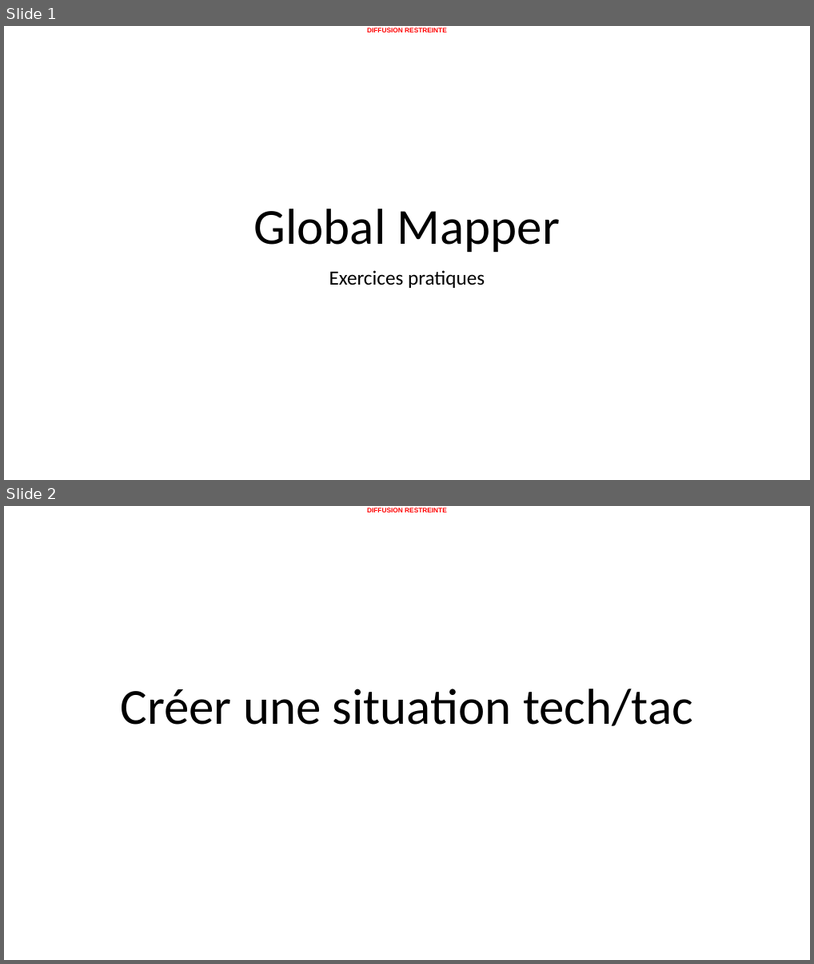
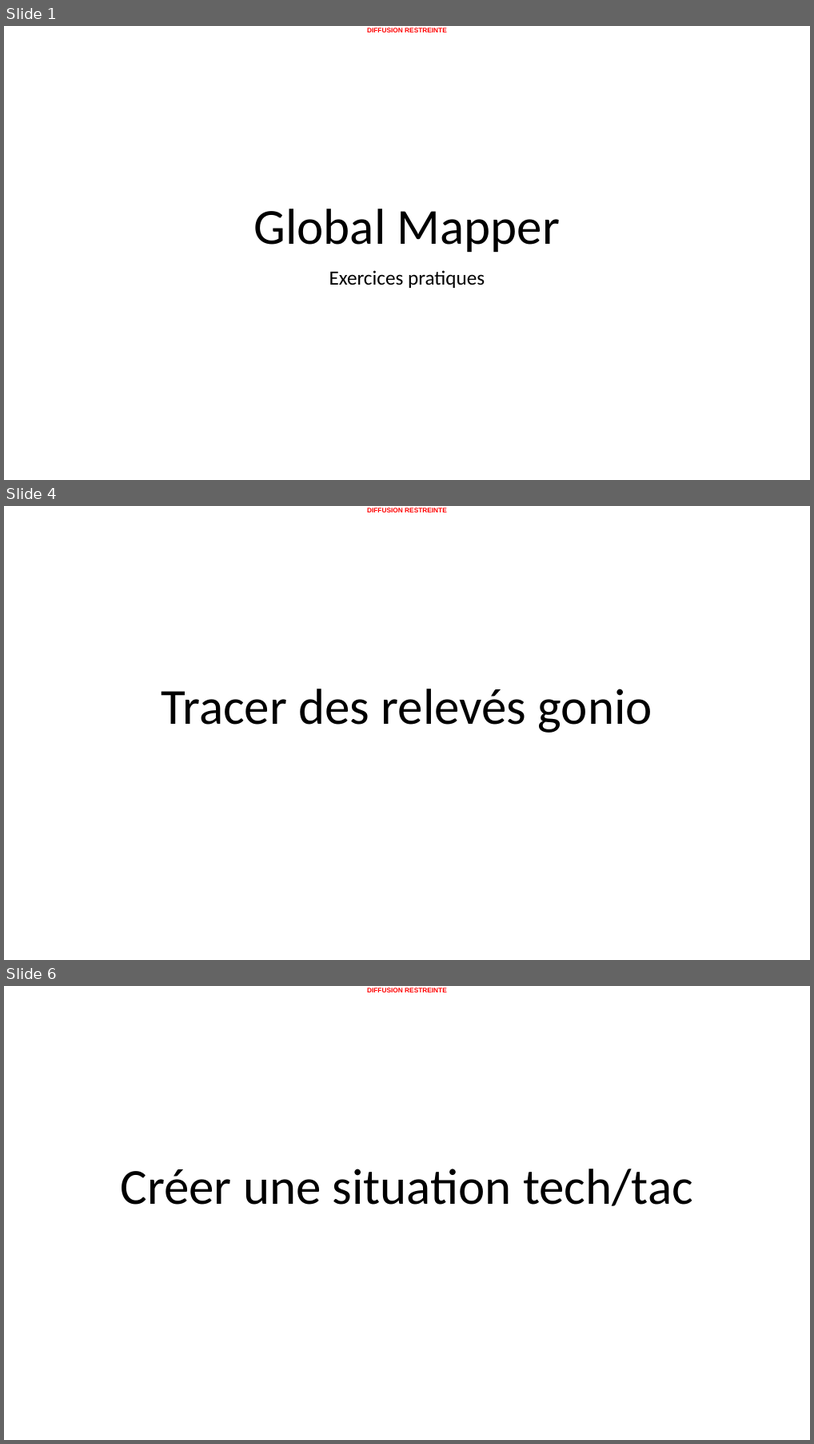
Before and after one commit to 20100dbg/OutilsGeo, a slide deck: cours/GM - Travaux pratiques - cas concrets.pptx. Shown one above the other, each under a label of ours: slides 1 and 2 before the commit, slides 1, 4 and 6 after it; the slides between them are not shown. The pictures are 814x964 and 814x1444 pixels, drawn with LibreOffice and Linux fonts; fonts in the diff are those of the drawing; background and template pictures are left out. Boxes give left, top, right and bottom in pixels: in the first picture for what was removed or moved away, otherwise in the second. Text is boxed around its words. In the diff, an @@ line names an element or a change of style, - is before the commit and + after.

```diff
--- a/cours/GM - Travaux pratiques - cas concrets.pptx
+++ b/cours/GM - Travaux pratiques - cas concrets.pptx
@@ slide 4 added at <box>4,506,810,960</box>, background #FFFFFF; not listed: 1 template element that a slide beside it also shows @@
@@ title added at <box>162,688,653,732</box>, 60 pt, text #000000 @@
+Tracer des relevés gonio
@@ what was slide 2 is now slide 6 @@
```
Also in this commit, not shown: 4 other slides added, 13 other files.
